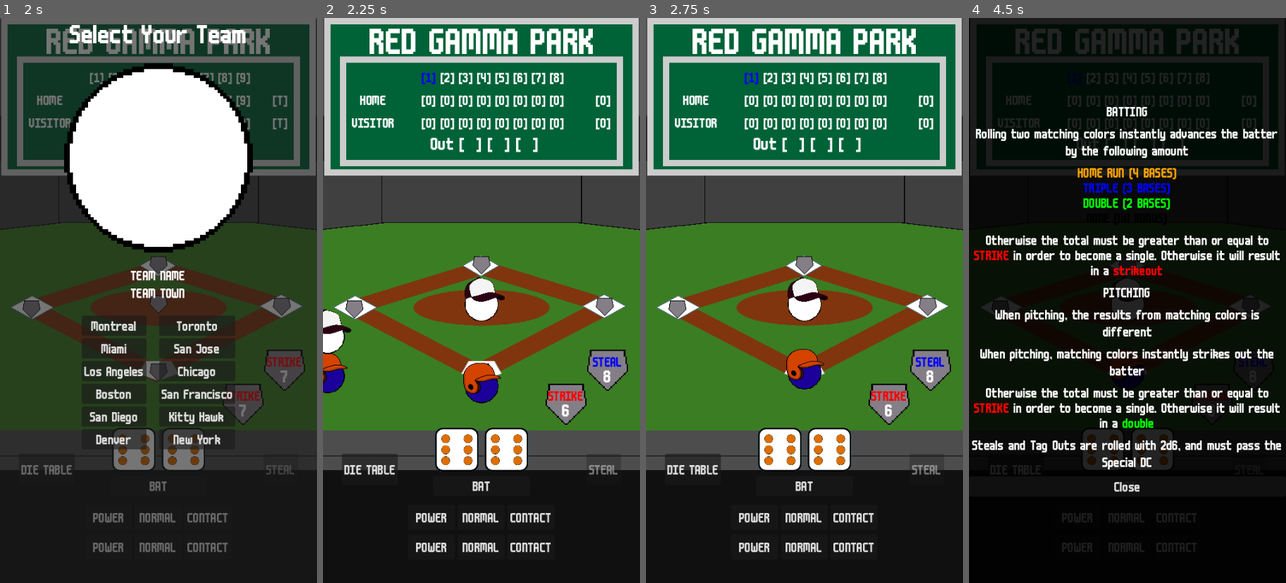
Above: before the commit, frames 1-4 (left to right).
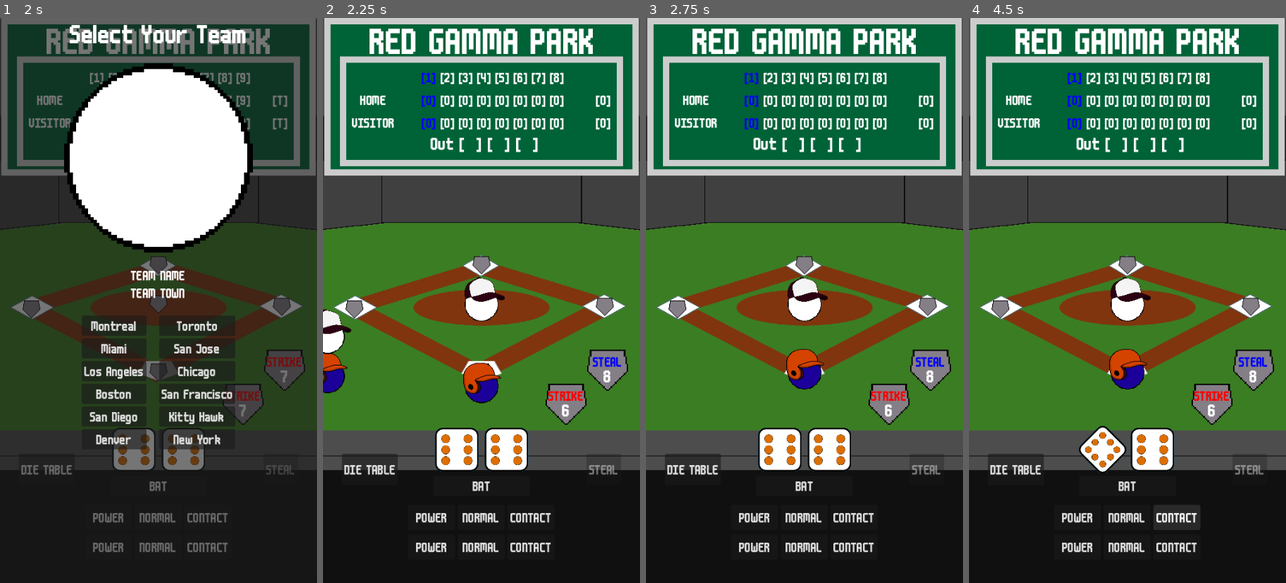
Above: after the commit, the same moments.

Repository: articrus/ROLL_BASEBALL
Game: Godot game, scene res://scenes/game_scene.tscn
Two runs of this game, one before a commit and one after it. Both use one fixed random seed, a clock stepped at 60 frames per second and the inputs below. This scene is started directly instead of the project's main scene.
Inputs:
- Up to frame 1 (2 s): click "NORMAL" at 0.5 s; click "NORMAL" at 1.25 s
- Up to frame 2 (2.25 s): click "New York" at 2 s
- Up to frame 3 (2.75 s): no input
- Up to frame 4 (4.5 s): click "DIE TABLE" at 2.75 s; click "POWER" at 3.5 s; click "CONTACT" at 4.25 s

Frame 1 is identical in both runs. In frame 2, 0.1% of the frame differs, in the area x 31-36%, y 13-20%; in frame 3, 0.1%; in frame 4, 81%, in the area x 0-100%, y 0-95%.

Commit message:
Rules Update
-Updated dice table, run it through some second and third opinions
-Scoreboard now highlights your inning
-Fixed 7 on D8 not rendering right

TODO:
-Proper error handling/verification from email
-Display/Animated Steal/Tag Out Result
-Add baseball and batting animations (last priority here)
-Then, get started on some music and sound effects maybe

Diff:
--- a/scenes/ui_scenes/dice_table.tscn
+++ b/scenes/ui_scenes/dice_table.tscn
@@ -28,11 +28,12 @@
 custom_minimum_size = Vector2(500, 0)
 layout_mode = 2
 theme = ExtResource("2_54ch6")
+theme_override_font_sizes/font_size = 32
 text = "BATTING"
 horizontal_alignment = 1
 autowrap_mode = 2
 
-[node name="BattingExplain" type="Label" parent="HBoxContainer" unique_id=1363676427]
+[node name="BatA" type="Label" parent="HBoxContainer" unique_id=1363676427]
 custom_minimum_size = Vector2(500, 0)
 layout_mode = 2
 theme = ExtResource("2_54ch6")
@@ -40,7 +41,7 @@
 horizontal_alignment = 1
 autowrap_mode = 2
 
-[node name="ColorBreakdownBat" type="RichTextLabel" parent="HBoxContainer" unique_id=222552109]
+[node name="BatB" type="RichTextLabel" parent="HBoxContainer" unique_id=222552109]
 custom_minimum_size = Vector2(500, 0)
 layout_mode = 2
 theme = ExtResource("2_54ch6")
@@ -48,18 +49,19 @@
 text = "[color=orange]HOME RUN (4 BASES)[/color]
 [color=blue]TRIPLE (3 BASES)[/color]
 [color=green]DOUBLE (2 BASES)[/color]
-[color=black]NONE (NO BONUS)[/color]"
+[color=purple]NONE (NO BONUS)[/color]"
 fit_content = true
 scroll_active = false
 autowrap_mode = 2
 horizontal_alignment = 1
 
-[node name="Strike" type="RichTextLabel" parent="HBoxContainer" unique_id=436270959]
+[node name="BatC" type="RichTextLabel" parent="HBoxContainer" unique_id=436270959]
 custom_minimum_size = Vector2(500, 0)
 layout_mode = 2
 theme = ExtResource("2_54ch6")
 bbcode_enabled = true
-text = "Otherwise the total must be greater than or equal to [color=red]STRIKE[/color] in order to become a single. Otherwise it will result in a [color=red]strikeout[/color]"
+text = "Otherwise, the roll total must be greater than or equal to [color=red]STRIKE[/color] to become a [color=purple]SINGLE[/color].
+Otherwise it will result in a [color=red]STRIKEOUT[/color]"
 fit_content = true
 autowrap_mode = 2
 horizontal_alignment = 1
@@ -68,43 +70,69 @@
 custom_minimum_size = Vector2(500, 0)
 layout_mode = 2
 theme = ExtResource("2_54ch6")
+theme_override_font_sizes/font_size = 32
 text = "PITCHING"
 horizontal_alignment = 1
 autowrap_mode = 2
 
-[node name="ExplanationA4" type="Label" parent="HBoxContainer" unique_id=1569515315]
-custom_minimum_size = Vector2(500, 0)
-layout_mode = 2
-theme = ExtResource("2_54ch6")
-text = "When pitching, the results from matching colors is different"
-horizontal_alignment = 1
-autowrap_mode = 2
-
-[node name="ExplanationA6" type="Label" parent="HBoxContainer" unique_id=1080191578]
-custom_minimum_size = Vector2(500, 0)
-layout_mode = 2
-theme = ExtResource("2_54ch6")
-text = "When pitching, matching colors instantly strikes out the batter"
-horizontal_alignment = 1
-autowrap_mode = 2
-
-[node name="Strike2" type="RichTextLabel" parent="HBoxContainer" unique_id=380210240]
+[node name="PitchA" type="RichTextLabel" parent="HBoxContainer" unique_id=1908940303]
 custom_minimum_size = Vector2(500, 0)
 layout_mode = 2
 theme = ExtResource("2_54ch6")
 bbcode_enabled = true
-text = "Otherwise the total must be greater than or equal to [color=red]STRIKE[/color] in order to become a single. Otherwise it will result in a [color=green]double[/color]"
+text = "When pitching, any matching colors results in a [color=red]STRIKEOUT[/color]"
 fit_content = true
 autowrap_mode = 2
 horizontal_alignment = 1
 
-[node name="ExplanationC" type="Label" parent="HBoxContainer" unique_id=1715960414]
+[node name="PitchB" type="RichTextLabel" parent="HBoxContainer" unique_id=380210240]
 custom_minimum_size = Vector2(500, 0)
 layout_mode = 2
 theme = ExtResource("2_54ch6")
-text = "Steals and Tag Outs are rolled with 2d6, and must pass the Special DC"
+bbcode_enabled = true
+text = "Otherwise the total must be greater than or equal to [color=red]STRIKE[/color] in order to become a [color=purple]SINGLE[/color]. Otherwise it will result in a [color=green]DOUBLE[/color]"
+fit_content = true
+autowrap_mode = 2
+horizontal_alignment = 1
+
+[node name="Special" type="Label" parent="HBoxContainer" unique_id=2072757668]
+custom_minimum_size = Vector2(500, 0)
+layout_mode = 2
+theme = ExtResource("2_54ch6")
+theme_override_font_sizes/font_size = 32
+text = "SPECIAL"
 horizontal_alignment = 1
 autowrap_mode = 2
+
+[node name="SpecialA" type="RichTextLabel" parent="HBoxContainer" unique_id=792612961]
+custom_minimum_size = Vector2(500, 0)
+layout_mode = 2
+theme = ExtResource("2_54ch6")
+bbcode_enabled = true
+text = "[color=blue]STEAL[/color] and [color=blue]TAG OUT[/color] are rolled with 2 Six Sided Die, and must be greater than or eqyal to [color=blue]SPECIAL[/color]"
+fit_content = true
+autowrap_mode = 2
+horizontal_alignment = 1
+
+[node name="SpecialB" type="RichTextLabel" parent="HBoxContainer" unique_id=1161684298]
+custom_minimum_size = Vector2(500, 0)
+layout_mode = 2
+theme = ExtResource("2_54ch6")
+bbcode_enabled = true
+text = "A successful [color=blue]STEAL[/color] advances the batter by 1 base, otherwise they are [color=red]OUT[/color]"
+fit_content = true
+autowrap_mode = 2
+horizontal_alignment = 1
+
+[node name="SpecialC" type="RichTextLabel" parent="HBoxContainer" unique_id=1672951851]
+custom_minimum_size = Vector2(500, 0)
+layout_mode = 2
+theme = ExtResource("2_54ch6")
+bbcode_enabled = true
+text = "A successful [color=blue]TAG OUT[/color] [color=red]OUTS[/color] the opposing player. Otherwise they advance 1 base"
+fit_content = true
+autowrap_mode = 2
+horizontal_alignment = 1
 
 [node name="Close" type="Button" parent="HBoxContainer" unique_id=1746657956]
 layout_mode = 2
--- a/scripts/ui/scoreboard.gd
+++ b/scripts/ui/scoreboard.gd
@@ -7,6 +7,8 @@
 @onready var homeTotal = $Panel/InnerPanel/TeamScore/HomeTotal
 @onready var visitorPoints = $Panel/InnerPanel/TeamScore/VisitorScore
 @onready var visitorTotal = $Panel/InnerPanel/TeamScore/VisitorTotal
+# Inning reference
+var inningRef = 1
 
 func _ready() -> void:
 	_connect_signals()
@@ -20,8 +22,12 @@
 	for i in range(1, 9):
 		homePT += home[i]
 		visitPT += visit[i]
-		homeText += "[" + str(home[i]) + "] "
-		visitText += "[" + str(visit[i]) + "] "
+		if i == inningRef:
+			homeText += "[color=blue][" + str(home[i]) + "][/color] "
+			visitText += "[color=blue][" + str(visit[i]) + "][/color] "
+		else:
+			homeText += "[" + str(home[i]) + "] "
+			visitText += "[" + str(visit[i]) + "] "
 	homePoints.text = homeText
 	visitorPoints.text = visitText
 	homeTotal.text = "[" + str(homePT) + "]"
@@ -44,6 +50,7 @@
 # Highlight the current inning
 func _update_inning_display(inning: int) -> void:
 	var inningText = ""
+	inningRef = inning
 	for i in range(1, 9):
 		if i == inning:
 			inningText += "[color=blue][" + str(i) + "][/color] "
--- a/ui/dice_textures/d8/d8_7.tres
+++ b/ui/dice_textures/d8/d8_7.tres
@@ -4,4 +4,4 @@
 
 [resource]
 atlas = ExtResource("1_ehm6q")
-region = Rect2(0, 320, 320, 320)
+region = Rect2(320, 320, 320, 320)
